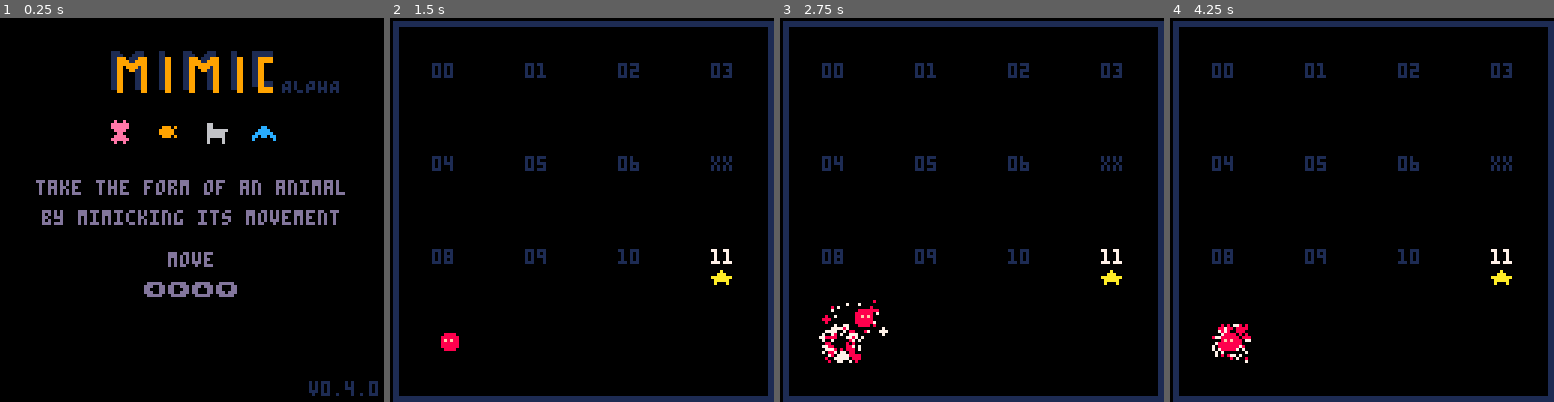
Above: before the commit, frames 1-4 (left to right).
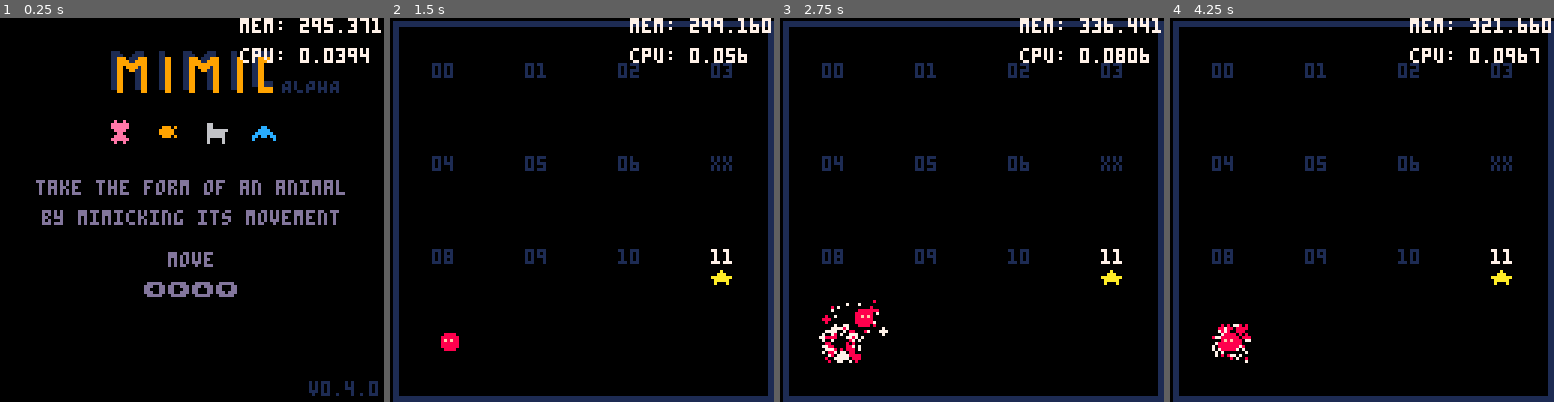
Above: after the commit, the same moments.

Repository: sourencho/mimic
Game: PICO-8 cartridge mimic.p8
Two runs of this game, one before a commit and one after it. Both use one fixed random seed, a clock stepped at 60 frames per second and the inputs below.
Inputs:
- Up to frame 1 (0.25 s): no input
- Up to frame 2 (1.5 s): tap X (X key) at 0.33, 1.07 s; tap O (Z key) at 0.7 s
- Up to frame 3 (2.75 s): hold Right 1.6-2.1 s; tap O (Z key) at 1.7, 2.1, 2.5 s; tap X (X key) at 1.85 s; hold Up 2.15-2.42 s; hold Right from 2.47 s (still down)
- Up to frame 4 (4.25 s): tap O (Z key) every 0.4 s from 2.9 to 4.1 s; tap X (X key) at 2.97, 4.08 s; release Right at 3.03 s; hold Left 3.08-3.58 s; hold Down 3.63-3.97 s; hold Right from 4.02 s (still down)

The runs differ from the first frame. In frame 1, 1.1% of the frame differs, in the area x 62-100%, y 0-12%; in frame 2, 1.1%; in frame 3, 1.1%; in frame 4, 1.1%.

Commit message:
Combine player-animal and animal-animal big pattern and mimic code into one

Diff:
--- a/mimic.p8
+++ b/mimic.p8
@@ -403,12 +403,25 @@
     return sort({a,b}, function (x, y) return x.id < y.id end)
 end
 
+-- -- takes two actors and returns {player, other}
+function maybe_get_player_and_other(a, b)
+    if (not b.is_player) return a, b
+    return b, a
+end
+
 function get_last_move(a)
     if a.is_player then
         return pl.pattern[pl.t]
     else
         return get_pattern_move_offset(a, -1)
     end
+end
+
+-- creates a table of size n where all elements are x
+function create_table_of_xs(x, n)
+    local t = {}
+    for i=1,n do add(t, x) end
+    return t
 end
 
 -- == TEXT ==
@@ -851,7 +864,7 @@
     for i=1,PLAYER_PATTERN_SIZE do
         add(pl.pattern, {0,0})
     end
-    init_player_big_pattern()
+    -- init_player_big_pattern()
 end
 
 function update_player(p)
@@ -876,88 +889,92 @@
 
 -- BIG PATTERN
 
-function player_big_pattern_mimic()
-    for shape_key, actor_to_pat in pairs(player_big_pattern) do
-        for a in all(actors) do
-            local a_shape_key = 10*a.shape[1] + a.shape[2]
-            if not a.is_player and a_shape_key == shape_key then
-                for pair_actor, big_pattern in pairs(actor_to_pat) do
-                    if is_mimic(big_pattern, a.pattern, #pl.pattern, pl.t) then
-                        local new_pos = {min(pl.x, pair_actor.x), min(pl.y, pair_actor.y)}
-                        transform_player(a, new_pos)
-                        del(actors, pair_actor)
-                    end
-                end
-            end
-        end
-    end
-end
-
-function update_player_big_pattern()
-    -- for all actors that move, update the players big pattern with then
-    -- if the player moved then update its big pattern with all actors
-    for a in all(actors) do
-        if moved(a) then
-            if a.is_player then
-                for _a in all(actors) do
-                    _update_player_big_pattern(_a)
-                end
-            else
-                _update_player_big_pattern(a)
-            end
-        end
-    end
-
-end
-
-function _update_player_big_pattern(a)
-    -- for each shape and animal set the big pattern move if they are adjacent and their moves match
-    -- if their moves dont match then set the pattern move to OTHER
-    local shape = form_shape(get_body(pl), get_body(a))
-    if shape ~= nil then
-        local shape_key = 10*shape[1] + shape[2]
-        player_big_pattern[shape_key][a][pl.t] = tern(
-            pair_equal(get_last_move(pl), get_last_move(a)), get_last_move(pl), OTHER)
-    end
-end
-
-function init_player_big_pattern()
-    player_big_pattern = {
-        -- key is (shape[1]*10 + shape[2])
-        [12] = {
-            -- assuming player always first of pair, each key is an actor
-            -- a1 = {pattern}
-            -- a2 = {pattern}
-        },
-        [21] = {
-            -- assuming player always first of pair, each key is an actor
-            -- a1 = {pattern}
-            -- a2 = {pattern}
-        }
-    }
-    for shape, t in pairs(player_big_pattern) do
-        for a in all(actors) do
-            if not a.is_player then
-                t[a] = {}
-                for i=1,#pl.pattern do
-                    add(t[a], OTHER)
-                end
-            end
-        end
-    end
-end
+-- function player_big_pattern_mimic()
+--     for shape_key, actor_to_pat in pairs(player_big_pattern) do
+--         for a in all(actors) do
+--             local a_shape_key = 10*a.shape[1] + a.shape[2]
+--             if not a.is_player and a_shape_key == shape_key then
+--                 for pair_actor, big_pattern in pairs(actor_to_pat) do
+--                     if is_mimic(big_pattern, a.pattern, #pl.pattern, pl.t) then
+--                         local new_pos = {min(pl.x, pair_actor.x), min(pl.y, pair_actor.y)}
+--                         transform_player(a, new_pos)
+--                         del(actors, pair_actor)
+--                     end
+--                 end
+--             end
+--         end
+--     end
+-- end
+
+-- function update_player_big_pattern()
+--     -- for all actors that move, update the players big pattern with then
+--     -- if the player moved then update its big pattern with all actors
+--     for a in all(actors) do
+--         if moved(a) then
+--             if a.is_player then
+--                 for _a in all(actors) do
+--                     _update_player_big_pattern(_a)
+--                 end
+--             else
+--                 _update_player_big_pattern(a)
+--             end
+--         end
+--     end
+
+-- end
+
+-- function _update_player_big_pattern(a)
+--     -- for each shape and animal set the big pattern move if they are adjacent and their moves match
+--     -- if their moves dont match then set the pattern move to OTHER
+--     local shape = form_shape(get_body(pl), get_body(a))
+--     if shape ~= nil then
+--         local shape_key = 10*shape[1] + shape[2]
+--         player_big_pattern[shape_key][a][pl.t] = tern(
+--             pair_equal(get_last_move(pl), get_last_move(a)), get_last_move(pl), OTHER)
+--     end
+-- end
+
+-- function init_player_big_pattern()
+--     player_big_pattern = {
+--         -- key is (shape[1]*10 + shape[2])
+--         [12] = {
+--             -- assuming player always first of pair, each key is an actor
+--             -- a1 = {pattern}
+--             -- a2 = {pattern}
+--         },
+--         [21] = {
+--             -- assuming player always first of pair, each key is an actor
+--             -- a1 = {pattern}
+--             -- a2 = {pattern}
+--         }
+--     }
+--     for shape, t in pairs(player_big_pattern) do
+--         for a in all(actors) do
+--             if not a.is_player then
+--                 t[a] = {}
+--                 for i=1,#pl.pattern do
+--                     add(t[a], OTHER)
+--                 end
+--             end
+--         end
+--     end
+-- end
 
 
 function init_big_patterns()
     animal_big_patterns = {}
     for i=1,#actors-1 do
         for j=i+1,#actors do
-            if not (actors[i].is_player or actors[j].is_player) then
+            local a, b = actors[i], actors[j]
+            if (body_size(a) < 3 and body_size(b) < 3) then
+                local maybe_player, other = maybe_get_player_and_other(a, b)
+                local init_pattern = create_table_of_xs(OTHER, #maybe_player.pattern)
                 animal_big_patterns[{actors[i], actors[j]}] =
                 {
-                    [12] = {},
-                    [21] = {},
+                    [12] = copy_table(init_pattern),
+                    [21] = copy_table(init_pattern),
                 }
+                debug.print({a.display_name, b.display_name})
             end
         end
     end
@@ -967,46 +984,96 @@
     for animals, shape_key_to_pattern in pairs(animal_big_patterns) do
         local a, b = animals[1], animals[2]
         if moved(a) or moved(b) then
+            local pair_shape = form_shape(get_body(a), get_body(b))
             for shape_key, pattern in pairs(shape_key_to_pattern) do
-                local pair_shape = form_shape(get_body(a), get_body(b))
-                local pair_shape_key = -1
-                if (pair_shape ~= nil) pair_shape_key = 10*pair_shape[1] + pair_shape[2]
-                if shape_key == pair_shape_key and
-                   pair_equal(get_last_move(a), get_last_move(b)) then
-                    add(animal_big_patterns[animals][shape_key], get_last_move(a))
-                else
-                    animal_big_patterns[animals][shape_key] = {}
+                if (pair_shape ~= nil) then
+                    local pair_shape_key = 10*pair_shape[1] + pair_shape[2]
+                    local maybe_player, other = maybe_get_player_and_other(a, b)
+                    local pattern_index = maybe_player.t % #maybe_player.pattern + 1
+                    animal_big_patterns[animals][shape_key][pattern_index] = tern(
+                        shape_key == pair_shape_key and pair_equal(get_last_move(a), get_last_move(b)),
+                        get_last_move(a), OTHER)
                 end
+                -- local pattern_index = tern(a.is_player or b.is_player, pl.t, a.t % #a.pattern + 1)
+                -- animal_big_patterns[animals][shape_key][pattern_index] =
+                --     tern(shape_key == pair_shape_key and pair_equal(get_last_move(a), get_last_move(b)),
+                --     get_last_move(a), OTHER)
+                -- if shape_key == 21 and (a.is_player or b.is_player) then
+                --     debug.print({{a.display_name, moved(a)}, {b.display_name, moved(b)}, pattern_index})
+                --     debug.print({get_last_move(a), get_last_move(b), pair_shape_key})
+                --     debug.print(animal_big_patterns[animals][shape_key])
+                -- end
             end
         end
     end
 end
+
+
+-- function init_big_patterns()
+--     animal_big_patterns = {}
+--     for i=1,#actors-1 do
+--         for j=i+1,#actors do
+--             if not (actors[i].is_player or actors[j].is_player) then
+--                 animal_big_patterns[{actors[i], actors[j]}] =
+--                 {
+--                     [12] = {},
+--                     [21] = {},
+--                 }
+--             end
+--         end
+--     end
+-- end
+
+-- function update_big_patterns()
+--     for animals, shape_key_to_pattern in pairs(animal_big_patterns) do
+--         local a, b = animals[1], animals[2]
+--         if moved(a) or moved(b) then
+--             for shape_key, pattern in pairs(shape_key_to_pattern) do
+--                 local pair_shape = form_shape(get_body(a), get_body(b))
+--                 local pair_shape_key = -1
+--                 if (pair_shape ~= nil) pair_shape_key = 10*pair_shape[1] + pair_shape[2]
+--                 if shape_key == pair_shape_key and
+--                    pair_equal(get_last_move(a), get_last_move(b)) then
+--                     add(animal_big_patterns[animals][shape_key], get_last_move(a))
+--                 else
+--                     animal_big_patterns[animals][shape_key] = {}
+--                 end
+--             end
+--         end
+--     end
+-- end
 
 function animal_big_mimic()
     local actors_to_add = {}
     local actors_to_del = {}
     for a in all(actors) do
         local shape_key = 10*a.shape[1] + a.shape[2]
-        if (a.is_player) goto cont
-        if shape_key == 12 or shape_key == 21 then
-            for animals,shape_keys in pairs(animal_big_patterns) do
-                local a1, a2 = animals[1], animals[2]
-                for pair_shape_key, pat in pairs(shape_keys) do
-                    if shape_key == pair_shape_key then
-                        if #a.pattern <= #pat and is_mimic(pat, a.pattern, #a.pattern, 0) then
+        if (a.is_player or body_size(a) != 3) goto cont
+        for animals, shape_keys in pairs(animal_big_patterns) do
+            local a1, a2 = animals[1], animals[2]
+            for pair_shape_key, pat in pairs(shape_keys) do
+                if shape_key == pair_shape_key then
+                    local maybe_player, other = maybe_get_player_and_other(a1, a2)
+                    if is_mimic(pat, a.pattern, #maybe_player.pattern, maybe_player.t % #maybe_player.pattern + 1) then
+                        if maybe_player.is_player then
+                            local new_pos = {min(maybe_player.x, other.x), maybe_player.y}
+                            transform_player(a, new_pos)
+                            actors_to_del = table_concat(actors_to_del, {other})
+                        else
                             to_add, to_del = merge_big_animal(a, a1, a2)
                             actors_to_add = table_concat(actors_to_add, to_add)
                             actors_to_del = table_concat(actors_to_del, to_del)
-                            goto cont
                         end
+                        goto cont
                     end
                 end
-
             end
+
         end
         ::cont::
     end
 
+    -- TODO: we need to update the animal_big_patterns properly for add and del actors here
     for x in all(actors_to_del) do
         del(actors, x)
         for animals,shape_keys in pairs(animal_big_patterns) do
@@ -1052,7 +1119,7 @@
 function mimic()
     animal_mimic()
     animal_big_mimic()
-    player_big_pattern_mimic()
+    -- player_big_pattern_mimic()
 end
 
 function transform_player(a, new_pos)
@@ -1793,10 +1860,6 @@
 --     else
 --         print(debug, 0, 0, 8)
 --     end
---     if SHOW_STATS then
---         print("mem: "..stat(0),80,0,7)
---         print("cpu: "..stat(1),80,10,7)
---     end
 -- end
 
 -- function debug_log(s)
@@ -1857,7 +1920,7 @@
  return str
 end
 function debug.print(...)
- printh("\n", DEBUG_OUT_FILE)
+ printh("\n=["..game.tick.."]=", DEBUG_OUT_FILE)
  for v in all{...} do
   if type(v) == "table" then
    printh(debug.tstr(v), DEBUG_OUT_FILE)
@@ -1955,7 +2018,7 @@
     npc_input()
     if (is_paused()) return
     update_actors()
-    update_player_big_pattern()
+    -- update_player_big_pattern()
     update_big_patterns()
     update_particles()
     mimic()
@@ -1970,7 +2033,10 @@
     elseif game.state == "play" then
         draw_play()
     end
-    -- if (debug_mode) draw_debug(DEBUG_OUT_FILE)
+    if SHOW_STATS then
+        print("mem: "..stat(0),80,0,7)
+        print("cpu: "..stat(1),80,10,7)
+    end
 end
 
 function draw_play()
Not shown, changed: the thumbnail (__label__) section of mimic.p8
Not shown, changed: .gitignore
